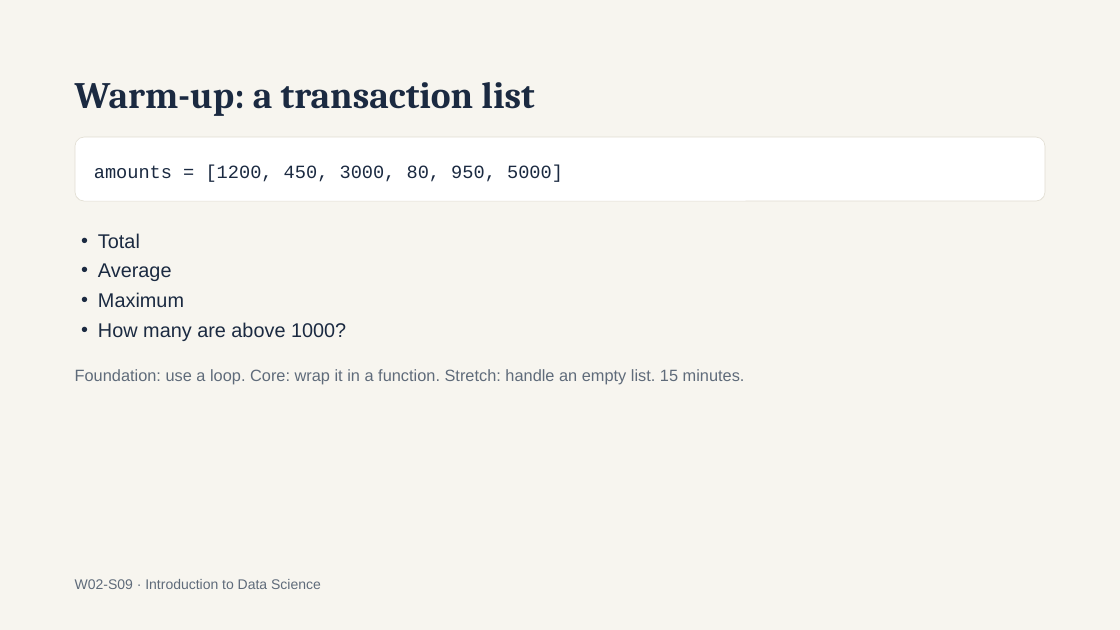
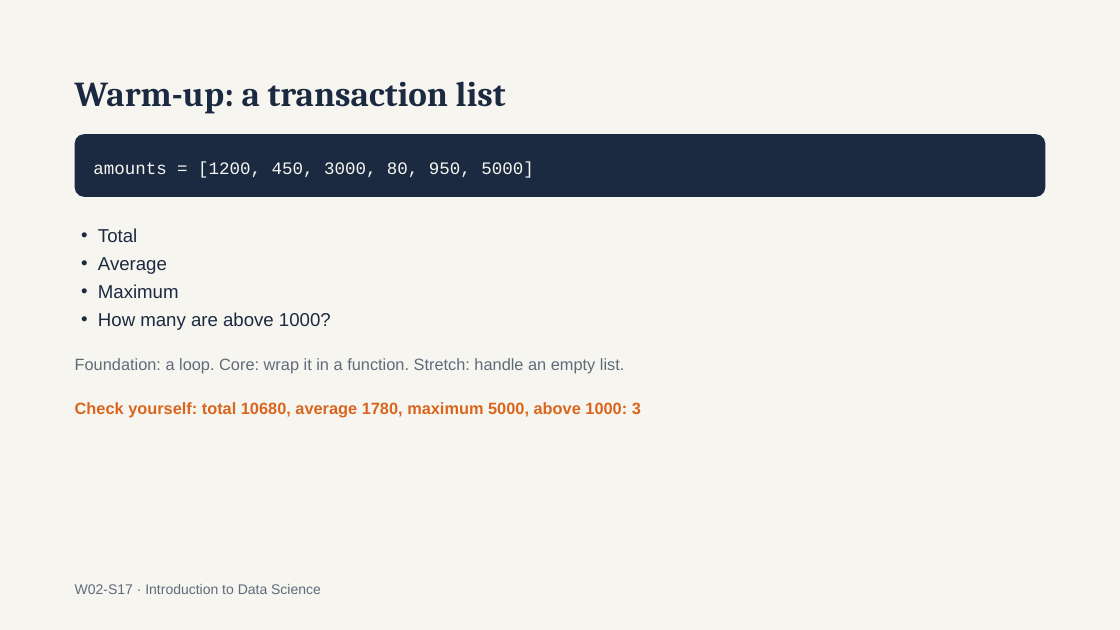
Before and after one commit to a6dulrauf/introduction-to-data-science-fall26, a slide deck: slide 17 of week 2/Intro to Data Science — Week 2 Python for Data Work.pptx (slide 9 before the commit). Drawn at 1120x630 pixels with LibreOffice and Linux fonts; fonts in the diff are those of the drawing. Boxes give left, top, right and bottom in pixels: in the first picture for what was removed or moved away, otherwise in the second. Text is boxed around its words. In the diff, an @@ line names an element or a change of style, - is before the commit and + after.

```diff
--- a/week 2/Intro to Data Science — Week 2 Python for Data Work.pptx
+++ b/week 2/Intro to Data Science — Week 2 Python for Data Work.pptx
@@ title "Warm-up: a transaction list" at bbox=[75, 81, 506, 113]: size 32 to 30 pt; line spacing 35.2pt to 33pt @@
@@ rounded rectangle "amounts = [1200, 450, 3000, ...": place and size @@
-rounded rectangle "amounts = [1200, 450, 3000, ..." at bbox=[75, 137, 1045, 201]
+rounded rectangle "amounts = [1200, 450, 3000, ..." at bbox=[75, 134, 1046, 197]
@@ rounded rectangle "amounts = [1200, 450, 3000, ..." at bbox=[75, 134, 1046, 197]: size 16 to 15 pt, text colour #1B2A41 to #F7F5EF; line spacing 22.4pt to 21.8pt; fill #FFFFFF to #1B2A41; outline #E0DCD0 0.5 pt to none; proportions changed @@
@@ text "Total" at bbox=[98, 228, 331, 330]: size 17 to 16 pt; line spacing 25.5pt to 24pt @@
@@ text at bbox=[75, 358, 625, 374]: text changed @@
-Foundation: use a loop. Core: wrap it in a function. Stretch: handle an empty list. 15 minutes.
+Foundation: a loop. Core: wrap it in a function. Stretch: handle an empty list.
@@ text added at bbox=[75, 402, 641, 417], 14 pt, text #D9661F, bold @@
+Check yourself: total 10680, average 1780, maximum 5000, above 1000: 3
@@ text at bbox=[75, 584, 321, 594]: text changed @@
-W02-S09 · Introduction to Data Science
+W02-S17 · Introduction to Data Science
```
Also in this commit, not shown: 4 other slides changed, 21 slides added, 7 slides removed, 3 other files.
